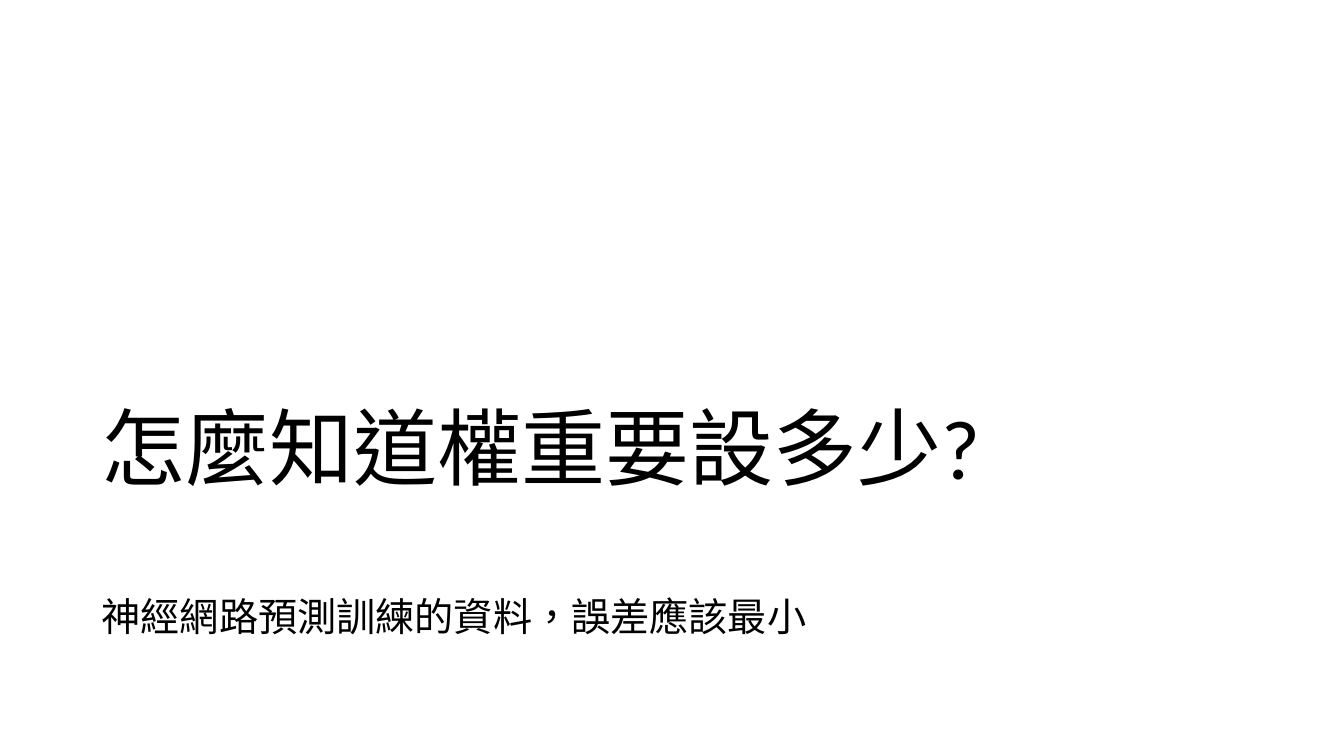
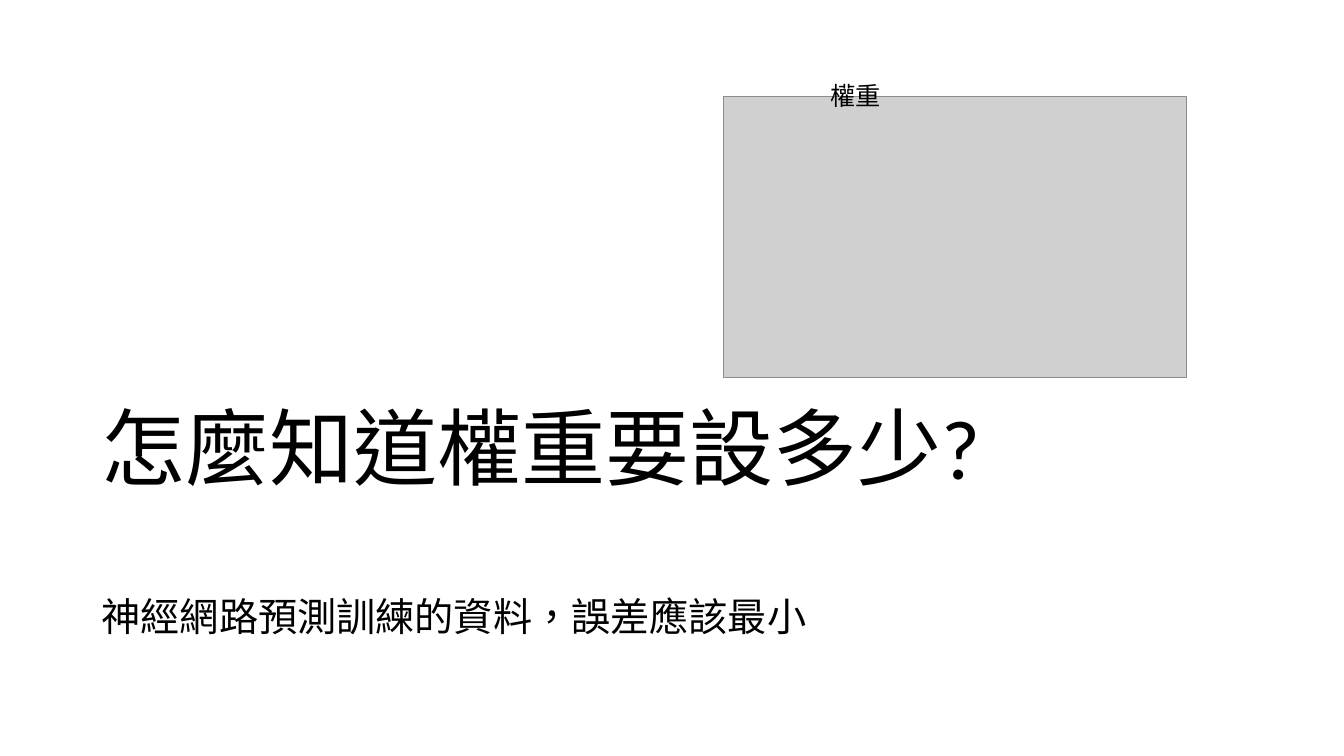
Before and after one commit to WingSyncAlgorithm/Object_Detection, a slide deck: slide 10 of 統整簡報/20230924/cnn.pptx (slide 5 before the commit). Drawn at 1344x756 pixels with LibreOffice and Linux fonts; fonts in the diff are those of the drawing; grey boxes stand for pictures. Boxes give left, top, right and bottom in pixels: in the first picture for what was removed or moved away, otherwise in the second. Text is boxed around its words. In the diff, an @@ line names an element or a change of style, - is before the commit and + after.

```diff
--- a/統整簡報/20230924/cnn.pptx
+++ b/統整簡報/20230924/cnn.pptx
@@ text added at (831,79,881,107), 18 pt, text #000000 @@
+權重
@@ picture added at (724,97,1187,378) @@
```
Also in this commit, not shown: 3 other slides changed, 4 slides added.
